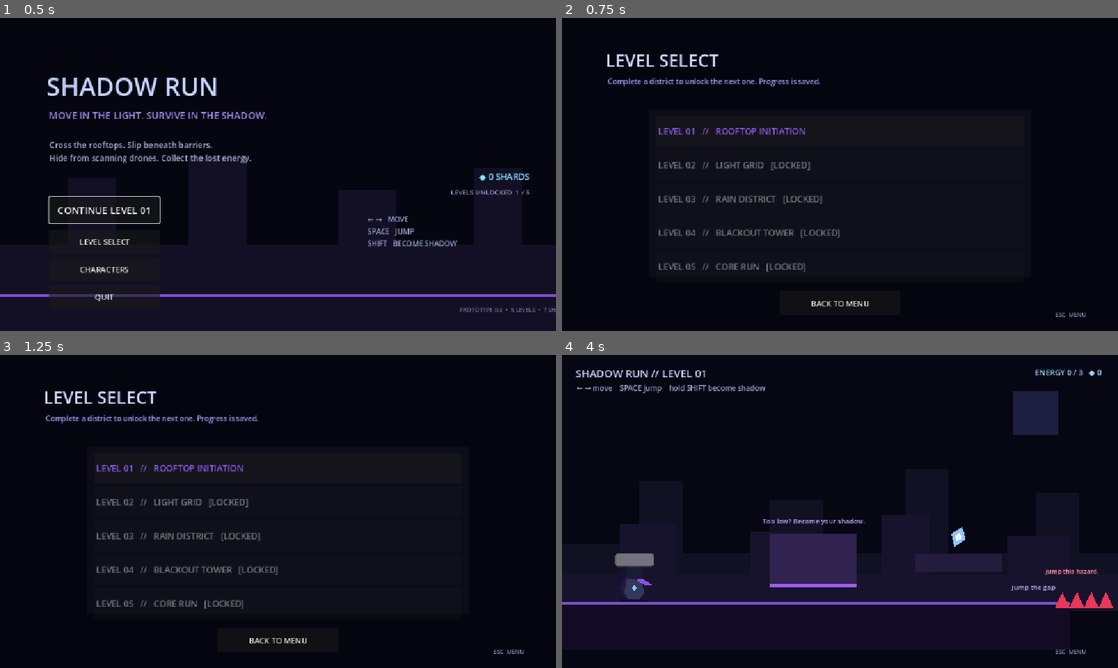
Above: before the commit, frames 1-4 (two rows, left to right).
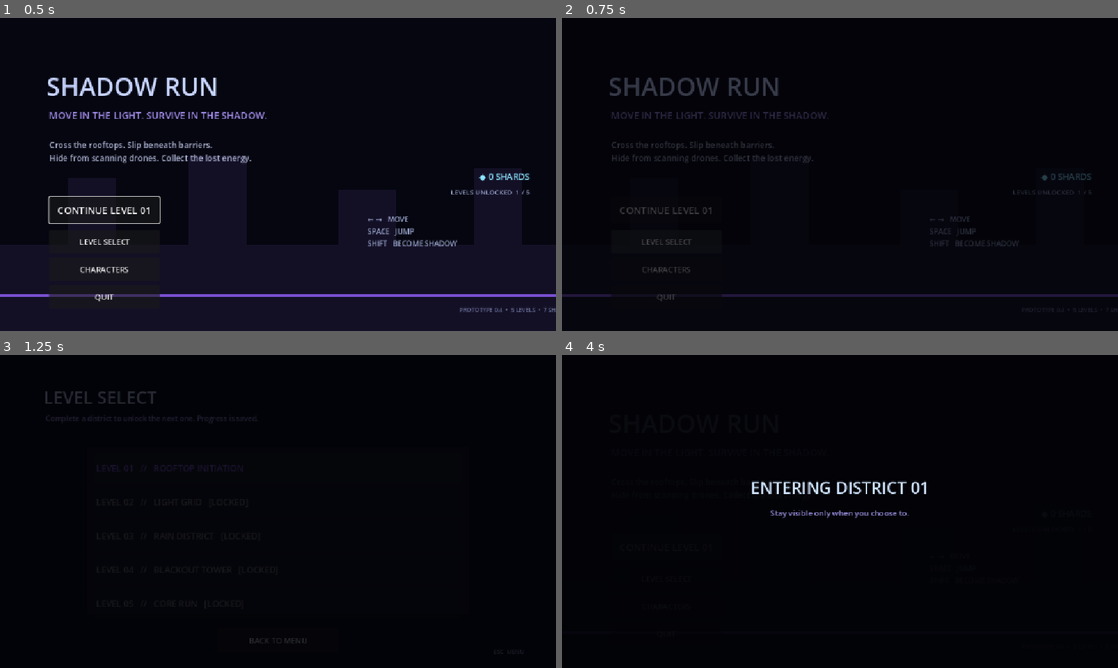
Above: after the commit, the same moments.

Repository: Yass29/shadow-run
Game: Godot game, scene res://main_menu.tscn
Same seed, same stepped clock (60 frames per second), same inputs: the game is played once before the commit and once after it.
Inputs:
- Up to frame 1 (0.5 s): no input
- Up to frame 2 (0.75 s): click "LEVEL SELECT" at 0.5 s
- Up to frame 3 (1.25 s): no input
- Up to frame 4 (4 s): click "BACK TO MENU" at 1.25 s; click "CHARACTERS" at 2 s; click "BACK TO MENU" at 2.75 s; click "CONTINUE LEVEL 01" at 3.5 s

Frame 1 is identical in both runs. In frame 2, 4.9% of the frame differs, in the area x 0-100%, y 11-96%; in frame 3, 2.9%; in frame 4, 41%, in the area x 0-100%, y 4-96%.

Commit message:
Use cinematic transitions from main menu

Diff:
--- a/main_menu.gd
+++ b/main_menu.gd
@@ -8,13 +8,17 @@
 
 func _on_play_pressed() -> void:
 	var target := clampi(GameState.max_unlocked_level, 1, 5)
-	get_tree().change_scene_to_file("res://level%d.tscn" % target)
+	ScreenTransition.change_scene(
+		"res://level%d.tscn" % target,
+		"ENTERING DISTRICT %02d" % target,
+		"Stay visible only when you choose to."
+	)
 
 func _on_levels_pressed() -> void:
-	get_tree().change_scene_to_file("res://level_select.tscn")
+	ScreenTransition.change_scene("res://level_select.tscn")
 
 func _on_characters_pressed() -> void:
-	get_tree().change_scene_to_file("res://character_select.tscn")
+	ScreenTransition.change_scene("res://character_select.tscn")
 
 func _on_quit_pressed() -> void:
 	get_tree().quit()
